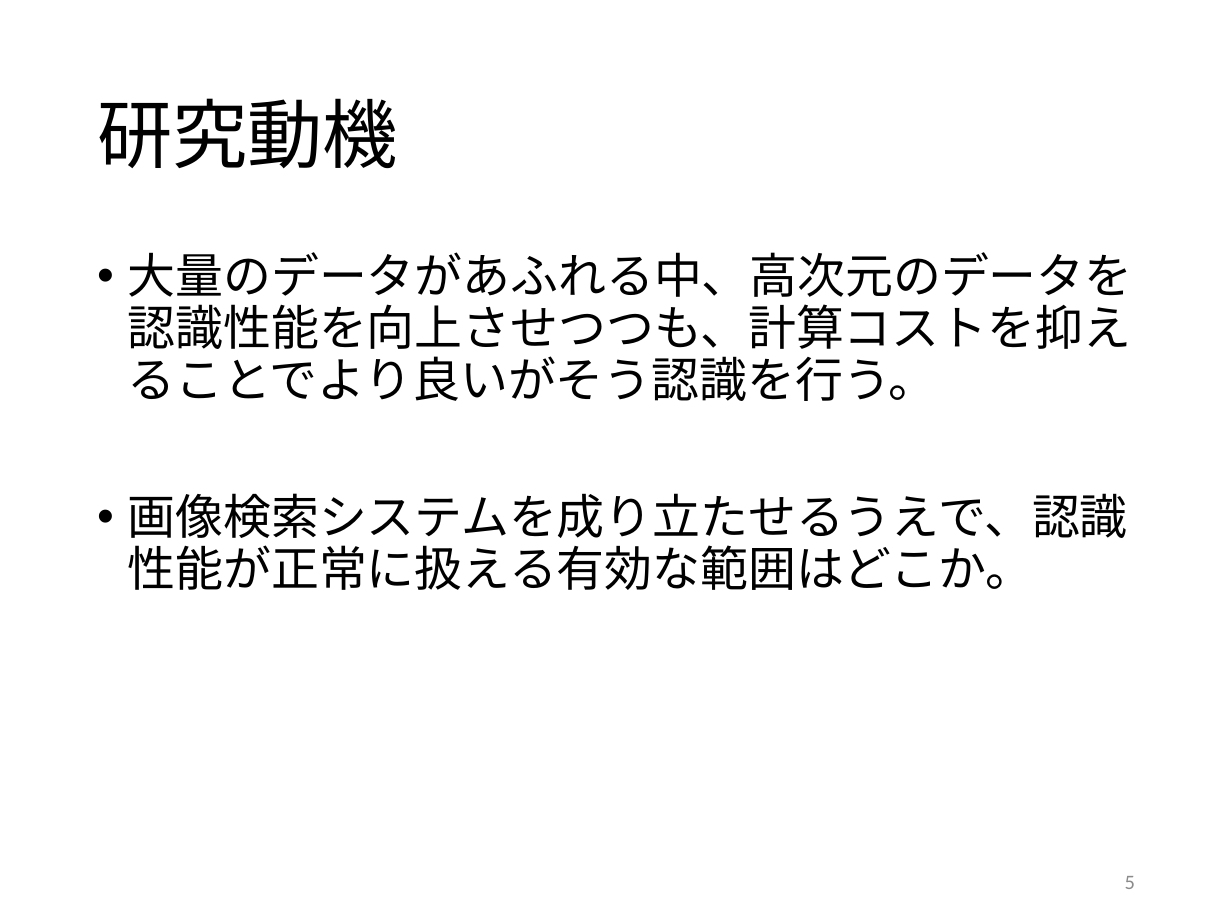
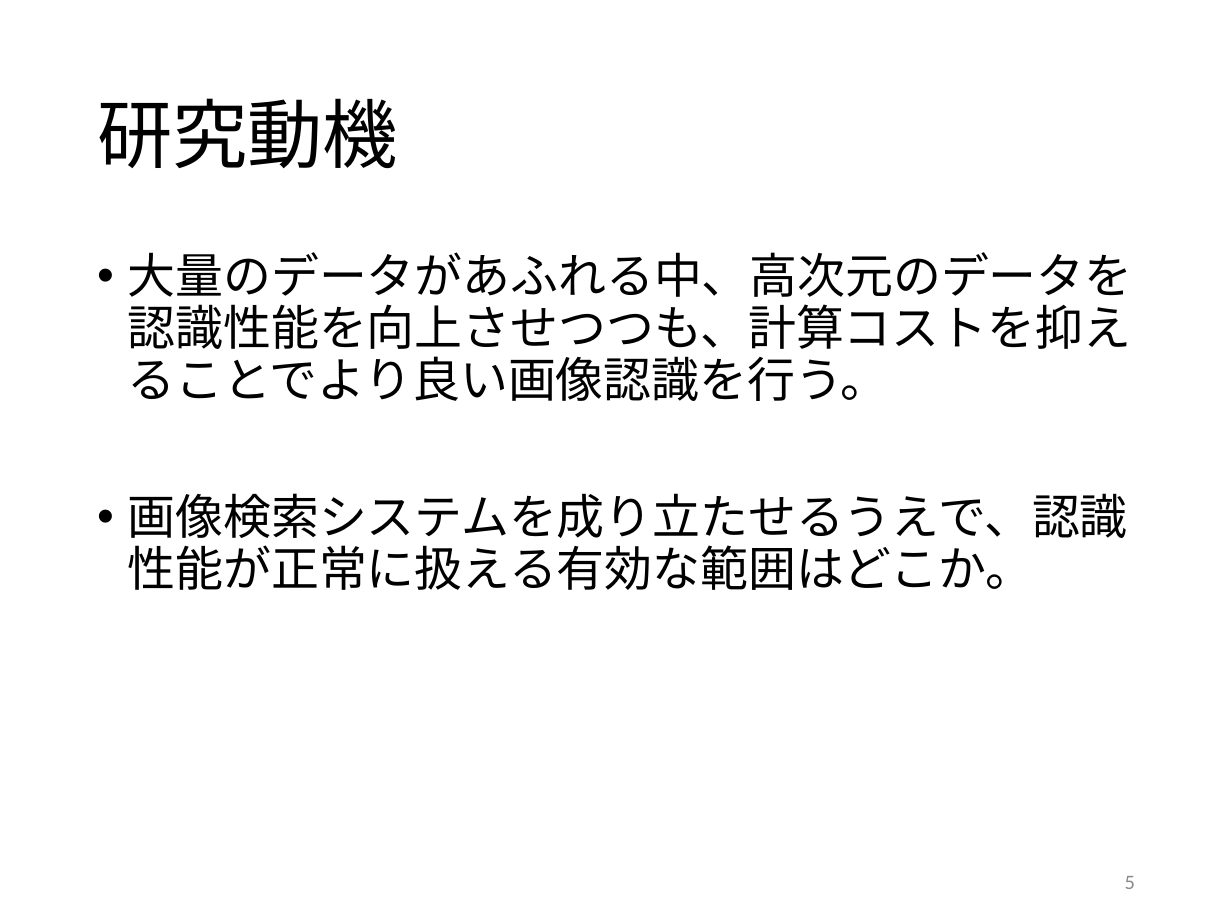
Before and after one commit to kait-takanolab/1821005-yoshioka-thesis, a slide deck: slide 5 of 1821005_中間発表_テンプレ - (案).pptx. Drawn at 1232x924 pixels with LibreOffice and Linux fonts; fonts in the diff are those of the drawing. Boxes give left, top, right and bottom in pixels: in the first picture for what was removed or moved away, otherwise in the second. Text is boxed around its words. In the diff, an @@ line names an element or a change of style, - is before the commit and + after.

```diff
--- a/1821005_中間発表_テンプレ - (案).pptx
+++ b/1821005_中間発表_テンプレ - (案).pptx
@@ text at (128, 252, 1133, 401): text changed @@
-• 大量のデータがあふれる中、高次元のデータを認識性能を向上させつつも、計算コストを抑えることでより良いがそう認識を行う。
+• 大量のデータがあふれる中、高次元のデータを認識性能を向上させつつも、計算コストを抑えることでより良い画像認識を行う。
```
Also in this commit, not shown: 2 other slides changed, 1 slide added, 1 slide removed.
